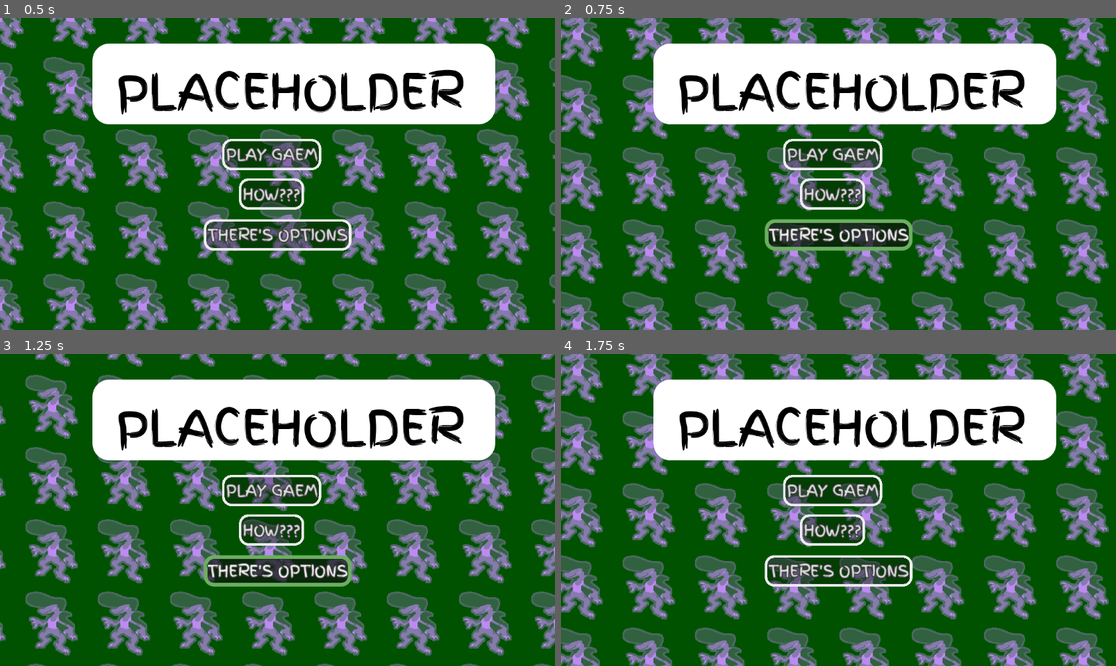
Above: before the commit, frames 1-4 (two rows, left to right).
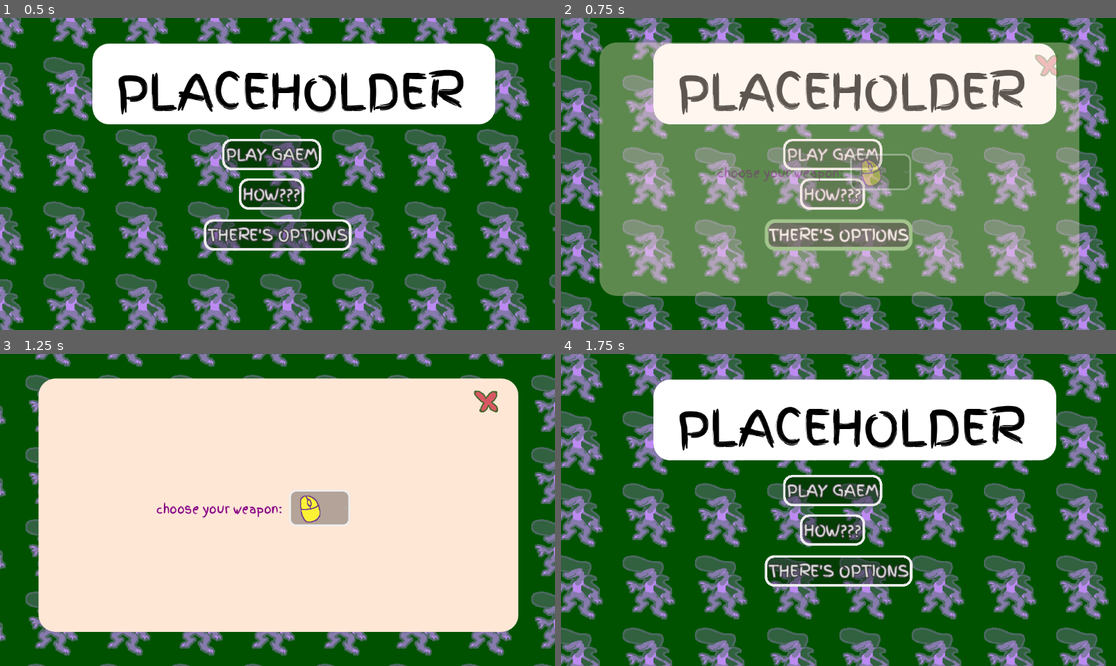
Above: after the commit, the same moments.

Repository: klynicol/crimson_year
Game: Godot game, scene res://scenes/game.tscn
Two runs of this game, one before a commit and one after it. Both use one fixed random seed, a clock stepped at 60 frames per second and the inputs below.
Inputs (mouse positions are in pixels of both pictures, inside the frame that each line leads up to):
- Up to frame 1 (0.5 s): no input
- Up to frame 2 (0.75 s): click "THERE'S OPTIONS" at 0.5 s
- Up to frame 3 (1.25 s): no input
- Up to frame 4 (1.75 s): click (1049, 400) at 1.27 s

Frame 1 is identical in both runs. In frame 2, 54% of the frame differs, in the area x 6-94%, y 7-90%; in frame 3, 70%; in frame 4, nothing differs.

Commit message:
menu/instructions/options work, pending game hook

Diff:
--- a/scenes/instructions_popup.tscn
+++ b/scenes/instructions_popup.tscn
@@ -39,13 +39,15 @@
 [node name="InstructionsPopup" type="RichTextLabel" unique_id=2111605867]
 modulate = Color(1, 1, 1, 0)
 z_index = -1
-anchors_preset = 15
-anchor_right = 1.0
-anchor_bottom = 1.0
-offset_left = 80.0
-offset_top = 51.0
-offset_right = -76.0
-offset_bottom = -71.0
+anchors_preset = -1
+anchor_left = 0.5
+anchor_top = 0.5
+anchor_right = 0.5
+anchor_bottom = 0.5
+offset_left = -496.0
+offset_top = -273.0
+offset_right = 500.0
+offset_bottom = 253.0
 grow_horizontal = 2
 grow_vertical = 2
 theme_override_fonts/normal_font = ExtResource("1_5g3gx")
@@ -55,13 +57,15 @@
 [node name="XButtonInstructions" type="Button" parent="." unique_id=931273178]
 unique_name_in_owner = true
 layout_mode = 1
-anchors_preset = 15
-anchor_right = 1.0
-anchor_bottom = 1.0
-offset_left = 896.0
-offset_top = 11.0
-offset_right = -25.0
-offset_bottom = -445.0
+anchors_preset = -1
+anchor_left = 0.93700004
+anchor_top = 0.087000005
+anchor_right = 0.93700004
+anchor_bottom = 0.087000005
+offset_left = -37.252014
+offset_top = -34.762
+offset_right = 37.747986
+offset_bottom = 35.238
 grow_horizontal = 2
 grow_vertical = 2
 theme_override_font_sizes/font_size = 28
@@ -70,13 +74,15 @@
 
 [node name="Label" type="Label" parent="." unique_id=2016572226]
 layout_mode = 1
-anchors_preset = 15
-anchor_right = 1.0
-anchor_bottom = 1.0
-offset_left = 485.0
-offset_top = 144.99998
-offset_right = -454.0
-offset_bottom = -340.0
+anchors_preset = -1
+anchor_left = 0.51600003
+anchor_top = 0.31500003
+anchor_right = 0.51600003
+anchor_bottom = 0.31500003
+offset_left = -28.936035
+offset_top = -20.690033
+offset_right = 28.063965
+offset_bottom = 20.309982
 grow_horizontal = 2
 grow_vertical = 2
 theme_override_colors/font_color = Color(0.5254902, 0.019607844, 0.5254902, 1)
@@ -85,13 +91,15 @@
 
 [node name="Label3" type="Label" parent="." unique_id=1708618150]
 layout_mode = 1
-anchors_preset = 15
-anchor_right = 1.0
-anchor_bottom = 1.0
-offset_left = 299.0
-offset_top = 219.99998
-offset_right = -640.0
-offset_bottom = -265.0
+anchors_preset = -1
+anchor_left = 0.32900003
+anchor_top = 0.45700002
+anchor_right = 0.32900003
+anchor_bottom = 0.45700002
+offset_left = -28.684021
+offset_top = -20.382019
+offset_right = 28.315979
+offset_bottom = 20.617996
 grow_horizontal = 2
 grow_vertical = 2
 theme_override_colors/font_color = Color(0.5254902, 0.019607844, 0.5254902, 1)
@@ -100,13 +108,15 @@
 
 [node name="Label6" type="Label" parent="." unique_id=1368585706]
 layout_mode = 1
-anchors_preset = 15
-anchor_right = 1.0
-anchor_bottom = 1.0
-offset_left = 303.0
-offset_top = 293.0
-offset_right = -636.0
-offset_bottom = -192.0
+anchors_preset = -1
+anchor_left = 0.333
+anchor_top = 0.596
+anchor_right = 0.333
+anchor_bottom = 0.596
+offset_left = -28.668
+offset_top = -20.496002
+offset_right = 28.332
+offset_bottom = 20.503998
 grow_horizontal = 2
 grow_vertical = 2
 theme_override_colors/font_color = Color(0.5254902, 0.019607844, 0.5254902, 1)
@@ -115,13 +125,15 @@
 
 [node name="Label4" type="Label" parent="." unique_id=1576887842]
 layout_mode = 1
-anchors_preset = 15
-anchor_right = 1.0
-anchor_bottom = 1.0
-offset_left = 438.0
-offset_top = 216.99998
-offset_right = -473.0
-offset_bottom = -268.0
+anchors_preset = -1
+anchor_left = 0.48200002
+anchor_top = 0.45200002
+anchor_right = 0.48200002
+anchor_bottom = 0.45200002
+offset_left = -42.07202
+offset_top = -20.75203
+offset_right = 42.92798
+offset_bottom = 20.247986
 grow_horizontal = 2
 grow_vertical = 2
 theme_override_colors/font_color = Color(0.5254902, 0.019607844, 0.5254902, 1)
@@ -130,13 +142,15 @@
 
 [node name="Label2" type="Label" parent="." unique_id=2081714885]
 layout_mode = 1
-anchors_preset = 15
-anchor_right = 1.0
-anchor_bottom = 1.0
-offset_left = 635.0
-offset_top = 142.99998
-offset_right = -257.0
-offset_bottom = -342.0
+anchors_preset = -1
+anchor_left = 0.69000006
+anchor_top = 0.31100002
+anchor_right = 0.69000006
+anchor_bottom = 0.31100002
+offset_left = -52.24005
+offset_top = -20.58603
+offset_right = 51.75995
+offset_bottom = 20.413986
 grow_horizontal = 2
 grow_vertical = 2
 theme_override_colors/font_color = Color(0.5254902, 0.019607844, 0.5254902, 1)
@@ -145,13 +159,15 @@
 
 [node name="Label7" type="Label" parent="." unique_id=668684118]
 layout_mode = 1
-anchors_preset = 15
-anchor_right = 1.0
-anchor_bottom = 1.0
-offset_left = 235.0
-offset_top = 387.0
-offset_right = -361.0
-offset_bottom = -58.0
+anchors_preset = -1
+anchor_left = 0.437
+anchor_top = 0.813
+anchor_right = 0.437
+anchor_bottom = 0.813
+offset_left = -200.25201
+offset_top = -40.638
+offset_right = 199.74799
+offset_bottom = 40.362
 grow_horizontal = 2
 grow_vertical = 2
 theme_override_colors/font_color = Color(0.5254902, 0.019607844, 0.5254902, 1)
@@ -161,13 +177,15 @@
 
 [node name="Label5" type="Label" parent="." unique_id=1267823009]
 layout_mode = 1
-anchors_preset = 15
-anchor_right = 1.0
-anchor_bottom = 1.0
-offset_left = 431.0
-offset_top = 286.0
-offset_right = -457.0
-offset_bottom = -199.0
+anchors_preset = -1
+anchor_left = 0.48700002
+anchor_top = 0.583
+anchor_right = 0.48700002
+anchor_bottom = 0.583
+offset_left = -54.052032
+offset_top = -20.65799
+offset_right = 53.947968
+offset_bottom = 20.34201
 grow_horizontal = 2
 grow_vertical = 2
 theme_override_colors/font_color = Color(0.5254902, 0.019607844, 0.5254902, 1)
@@ -176,13 +194,15 @@
 
 [node name="ArrowUp" type="TextureRect" parent="." unique_id=1479482883]
 layout_mode = 1
-anchors_preset = 15
-anchor_right = 1.0
-anchor_bottom = 1.0
-offset_left = 208.0
-offset_top = 127.29808
-offset_right = -721.0
-offset_bottom = -330.7019
+anchors_preset = -1
+anchor_left = 0.24200001
+anchor_top = 0.307
+anchor_right = 0.24200001
+anchor_bottom = 0.307
+offset_left = -33.032013
+offset_top = -34.18393
+offset_right = 33.967987
+offset_bottom = 33.816086
 grow_horizontal = 2
 grow_vertical = 2
 texture = ExtResource("2_8s6nl")
@@ -191,13 +211,15 @@
 
 [node name="ArrowDown" type="TextureRect" parent="." unique_id=626084669]
 layout_mode = 1
-anchors_preset = 15
-anchor_right = 1.0
-anchor_bottom = 1.0
-offset_left = 330.0
-offset_top = 190.29808
-offset_right = -599.0
-offset_bottom = -267.7019
+anchors_preset = -1
+anchor_left = 0.298
+anchor_top = 0.296
+anchor_right = 0.298
+anchor_bottom = 0.296
+offset_left = 33.191986
+offset_top = 34.60208
+offset_right = 100.191986
+offset_bottom = 102.6021
 grow_horizontal = 2
 grow_vertical = 2
 rotation = 3.1611626
@@ -207,13 +229,15 @@
 
 [node name="ArrowLeft" type="TextureRect" parent="." unique_id=2082424612]
 layout_mode = 1
-anchors_preset = 15
-anchor_right = 1.0
-anchor_bottom = 1.0
-offset_left = 331.0
-offset_top = 192.29808
-offset_right = -598.0
-offset_bottom = -265.7019
+anchors_preset = -1
+anchor_left = 0.36600003
+anchor_top = 0.30100003
+anchor_right = 0.36600003
+anchor_bottom = 0.30100003
+offset_left = -33.53604
+offset_top = 33.97206
+offset_right = 33.46396
+offset_bottom = 101.97208
 grow_horizontal = 2
 grow_vertical = 2
 rotation = 4.701346
@@ -223,13 +247,15 @@
 
 [node name="ArrowRight" type="TextureRect" parent="." unique_id=139890614]
 layout_mode = 1
-anchors_preset = 15
-anchor_right = 1.0
-anchor_bottom = 1.0
-offset_left = 453.0
-offset_top = 125.29808
-offset_right = -476.0
-offset_bottom = -332.7019
+anchors_preset = -1
+anchor_left = 0.42100003
+anchor_top = 0.303
+anchor_right = 0.42100003
+anchor_bottom = 0.303
+offset_left = 33.68396
+offset_top = -34.079926
+offset_right = 100.68396
+offset_bottom = 33.92009
 grow_horizontal = 2
 grow_vertical = 2
 rotation = 7.8416624
@@ -239,13 +265,15 @@
 
 [node name="LStick" type="TextureRect" parent="." unique_id=1816467801]
 layout_mode = 1
-anchors_preset = 15
-anchor_right = 1.0
-anchor_bottom = 1.0
-offset_left = 544.0
-offset_top = 130.0
-offset_right = -385.0
-offset_bottom = -328.0
+anchors_preset = -1
+anchor_left = 0.58000004
+anchor_top = 0.312
+anchor_right = 0.58000004
+anchor_bottom = 0.312
+offset_left = -33.680054
+offset_top = -34.112
+offset_right = 33.319946
+offset_bottom = 33.888
 grow_horizontal = 2
 grow_vertical = 2
 rotation = 6.2872133
@@ -255,13 +283,15 @@
 
 [node name="Mouse" type="TextureRect" parent="." unique_id=572902514]
 layout_mode = 1
-anchors_preset = 15
-anchor_right = 1.0
-anchor_bottom = 1.0
-offset_left = 215.0
-offset_top = 202.0
-offset_right = -714.0
-offset_bottom = -256.0
+anchors_preset = -1
+anchor_left = 0.24900001
+anchor_top = 0.44900003
+anchor_right = 0.24900001
+anchor_bottom = 0.44900003
+offset_left = -33.004013
+offset_top = -34.17401
+offset_right = 33.995987
+offset_bottom = 33.82599
 grow_horizontal = 2
 grow_vertical = 2
 texture = ExtResource("4_it3xj")
@@ -270,13 +300,15 @@
 
 [node name="RStick" type="TextureRect" parent="." unique_id=1934706030]
 layout_mode = 1
-anchors_preset = 15
-anchor_right = 1.0
-anchor_bottom = 1.0
-offset_left = 343.0
-offset_top = 207.0
-offset_right = -586.0
-offset_bottom = -251.0
+anchors_preset = -1
+anchor_left = 0.37800002
+anchor_top = 0.45800003
+anchor_right = 0.37800002
+anchor_bottom = 0.45800003
+offset_left = -33.488007
+offset_top = -33.90802
+offset_right = 33.511993
+offset_bottom = 34.09198
 grow_horizontal = 2
 grow_vertical = 2
 texture = ExtResource("5_1sh2w")
@@ -285,13 +317,15 @@
 
 [node name="MouseClick" type="TextureRect" parent="." unique_id=814942244]
 layout_mode = 1
-anchors_preset = 15
-anchor_right = 1.0
-anchor_bottom = 1.0
-offset_left = 216.0
-offset_top = 283.0
-offset_right = -713.0
-offset_bottom = -175.0
+anchors_preset = -1
+anchor_left = 0.25100002
+anchor_top = 0.60300004
+anchor_right = 0.25100002
+anchor_bottom = 0.60300004
+offset_left = -33.996017
+offset_top = -34.17801
+offset_right = 33.003983
+offset_bottom = 33.82199
 grow_horizontal = 2
 grow_vertical = 2
 texture = ExtResource("6_vxsf7")
@@ -300,13 +334,15 @@
 
 [node name="RTrigger" type="TextureRect" parent="." unique_id=1311795594]
 layout_mode = 1
-anchors_preset = 15
-anchor_right = 1.0
-anchor_bottom = 1.0
-offset_left = 342.0
-offset_top = 280.0
-offset_right = -587.0
-offset_bottom = -178.0
+anchors_preset = -1
+anchor_left = 0.377
+anchor_top = 0.597
+anchor_right = 0.377
+anchor_bottom = 0.597
+offset_left = -33.492004
+offset_top = -34.022003
+offset_right = 33.507996
+offset_bottom = 33.977997
 grow_horizontal = 2
 grow_vertical = 2
 texture = ExtResource("7_ljw6u")
--- /dev/null
+++ b/scenes/options_popup.tscn
@@ -0,0 +1,109 @@
+[gd_scene format=3 uid="uid://b71urgpjn1yg6"]
+
+[ext_resource type="FontFile" uid="uid://cdcg16qh0f6pk" path="res://assets/FingerPaint-Regular.ttf" id="1_k5mhc"]
+[ext_resource type="Script" uid="uid://cfq0gnu87cfmd" path="res://scripts/options_popup.gd" id="2_yx4np"]
+[ext_resource type="Texture2D" uid="uid://c11cx5kkdpwg2" path="res://assets/sprites/x.png" id="3_pf2ot"]
+[ext_resource type="Texture2D" uid="uid://b5peejrykbf6r" path="res://assets/sprites/controller.png" id="5_yx4np"]
+[ext_resource type="Texture2D" uid="uid://c36j2l1whs5t3" path="res://assets/sprites/mouse.png" id="6_2byn8"]
+
+[sub_resource type="StyleBoxFlat" id="StyleBoxFlat_81l6r"]
+content_margin_left = 48.0
+content_margin_top = 25.0
+content_margin_right = 48.0
+content_margin_bottom = 25.0
+bg_color = Color(1, 0.90588236, 0.8392157, 1)
+corner_radius_top_left = 35
+corner_radius_top_right = 35
+corner_radius_bottom_right = 35
+corner_radius_bottom_left = 35
+
+[sub_resource type="StyleBoxFlat" id="StyleBoxFlat_v86rl"]
+bg_color = Color(0.0588235, 0.0588235, 0.0588235, 0.313726)
+draw_center = false
+border_width_left = 4
+border_width_top = 4
+border_width_right = 4
+border_width_bottom = 4
+border_color = Color(0.93333334, 0.93333334, 0.93333334, 0)
+corner_radius_top_left = 15
+corner_radius_top_right = 15
+corner_radius_bottom_right = 15
+corner_radius_bottom_left = 15
+anti_aliasing = false
+anti_aliasing_size = 0.01
+
+[node name="OptionsPopup" type="RichTextLabel" unique_id=2111605867]
+modulate = Color(1, 1, 1, 0)
+z_index = -1
+anchors_preset = -1
+anchor_left = 0.5
+anchor_top = 0.5
+anchor_right = 0.50200003
+anchor_bottom = 0.5
+offset_left = -496.0
+offset_top = -273.0
+offset_right = 497.69598
+offset_bottom = 253.0
+grow_horizontal = 2
+grow_vertical = 2
+theme_override_fonts/normal_font = ExtResource("1_k5mhc")
+theme_override_styles/normal = SubResource("StyleBoxFlat_81l6r")
+script = ExtResource("2_yx4np")
+
+[node name="XButtonOptions" type="Button" parent="." unique_id=931273178]
+unique_name_in_owner = true
+layout_mode = 1
+anchors_preset = -1
+anchor_left = 0.93700004
+anchor_top = 0.087000005
+anchor_right = 0.93700004
+anchor_bottom = 0.087000005
+offset_left = -37.252014
+offset_top = -34.762
+offset_right = 37.747986
+offset_bottom = 35.238
+grow_horizontal = 2
+grow_vertical = 2
+theme_override_font_sizes/font_size = 28
+theme_override_icons/icon = ExtResource("3_pf2ot")
+theme_override_styles/normal = SubResource("StyleBoxFlat_v86rl")
+
+[node name="Label" type="Label" parent="." unique_id=2016572226]
+layout_mode = 1
+anchors_preset = -1
+anchor_left = 0.37600002
+anchor_top = 0.52000004
+anchor_right = 0.37600002
+anchor_bottom = 0.52000004
+offset_left = -87.496
+offset_top = -20.52002
+offset_right = 87.504
+offset_bottom = 20.47998
+grow_horizontal = 2
+grow_vertical = 2
+theme_override_colors/font_color = Color(0.5254902, 0.019607844, 0.5254902, 1)
+theme_override_fonts/font = ExtResource("1_k5mhc")
+text = "choose your weapon:"
+
+[node name="OptionButton" type="OptionButton" parent="." unique_id=1932662557]
+unique_name_in_owner = true
+layout_mode = 1
+anchors_preset = -1
+anchor_left = 0.586
+anchor_top = 0.5
+anchor_right = 0.586
+anchor_bottom = 0.5
+offset_left = -63.656006
+offset_top = -32.0
+offset_right = 63.270447
+offset_bottom = 31.0
+theme_override_fonts/font = ExtResource("1_k5mhc")
+selected = 0
+item_count = 2
+popup/item_0/icon = ExtResource("6_2byn8")
+popup/item_0/id = 0
+popup/item_1/icon = ExtResource("5_yx4np")
+popup/item_1/id = 1
+
+[connection signal="pressed" from="XButtonOptions" to="." method="_on_x_button_options_pressed"]
+[connection signal="item_selected" from="OptionButton" to="." method="_on_option_button_item_selected"]
--- a/scripts/menu.gd
+++ b/scripts/menu.gd
@@ -3,15 +3,14 @@
 @onready var instructions_btn: Button = %InstructionsBtn
 @onready var options_btn: Button = %OptionsBtn
 const INSTRUCTIONS_POPUP = preload("uid://ctrjieuehfaph")
-const GAME = preload("uid://ck8mrr1ruc1kc")
-
-
+const OPTIONS_POPUP = preload("uid://b71urgpjn1yg6")
 
 
 # Called when the node enters the scene tree for the first time.
 func _ready() -> void:
 	instructions_btn.button_up.connect(show_instructions)
 	play_btn.button_up.connect(start_game)
+	options_btn.button_up.connect(show_options)
 
 
 # Called every frame. 'delta' is the elapsed time since the previous frame.
@@ -29,6 +28,17 @@
 		get_node("InstructionsPopup").queue_free()
 	)
 
+func show_options() -> void:
+	var tween := create_tween()
+	var options_popup: PackedScene = OPTIONS_POPUP
+	var options_instance:= options_popup.instantiate()
+	add_child(options_instance)
+	options_instance.z_index = 1
+	tween.tween_property(options_instance, "modulate", Color.hex(0xffffffff), 0.5)
+	#get_node("OptionsPopup/XButtonInstructions").pressed.connect(func() -> void:
+	#	get_node("OptionsPopup").queue_free()
+	#)
+
 func start_game() -> void:
 	var tween := create_tween()
 	tween.tween_property(self, "position:x", 3000.0, 1.5)
--- /dev/null
+++ b/scripts/options_popup.gd
@@ -0,0 +1,24 @@
+extends RichTextLabel
+
+@onready var option_button: OptionButton = %OptionButton
+
+# Called when the node enters the scene tree for the first time.
+func _ready() -> void:
+	pass # Replace with function body.
+
+
+# Called every frame. 'delta' is the elapsed time since the previous frame.
+func _process(_delta: float) -> void:
+	pass
+
+
+func _on_x_button_options_pressed() -> void:
+	queue_free()
+
+
+func _on_option_button_item_selected(index: int) -> void:
+	match index:
+		0:
+			print("Mouse mode selected!")
+		1:
+			print("Gamepad mode selected!")
Binary file changed: assets/sprites/buttons.aseprite
Binary file added: assets/sprites/controller.png
Not shown, added: assets/sprites/controller.png.import
Not shown, added: scripts/options_popup.gd.uid
